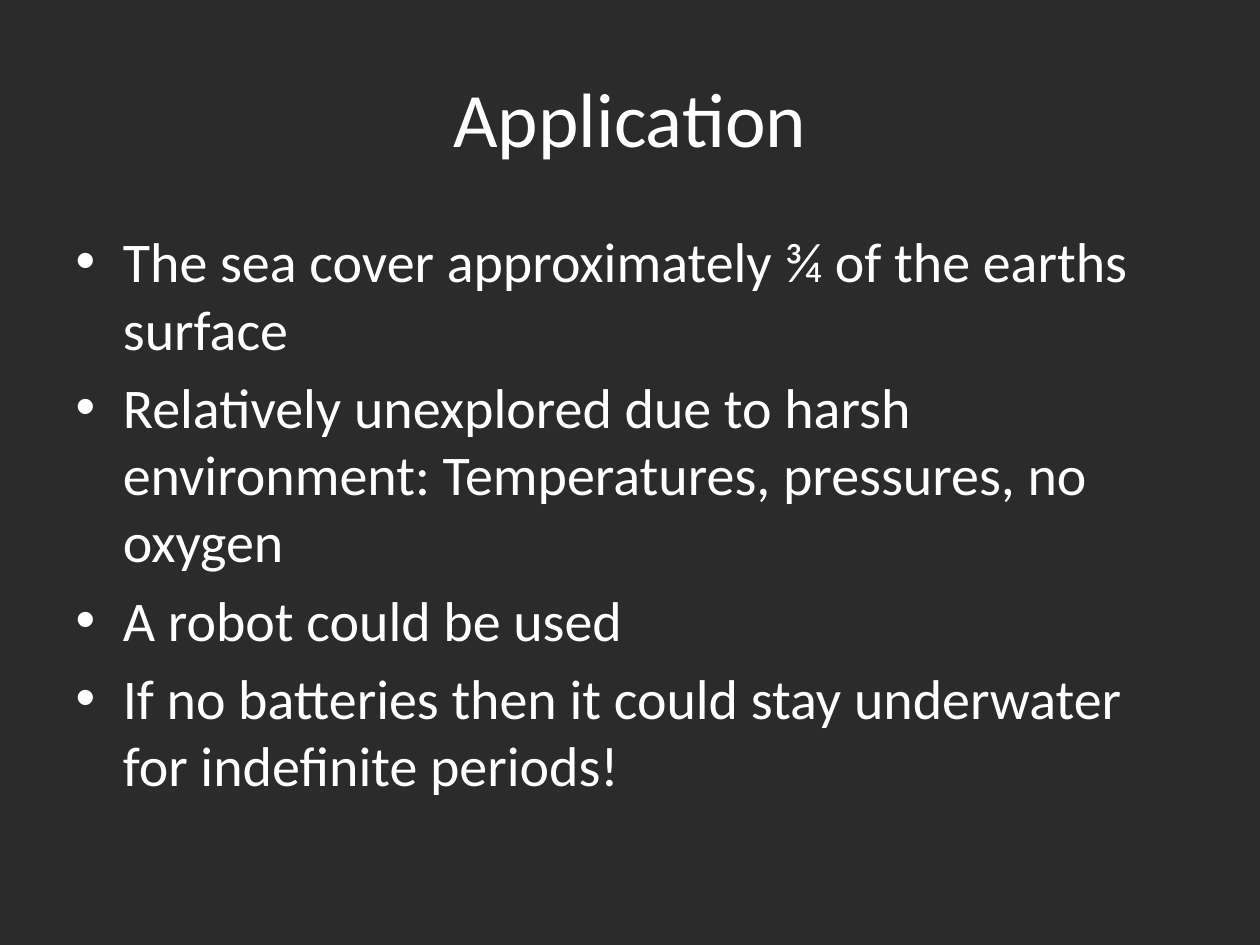
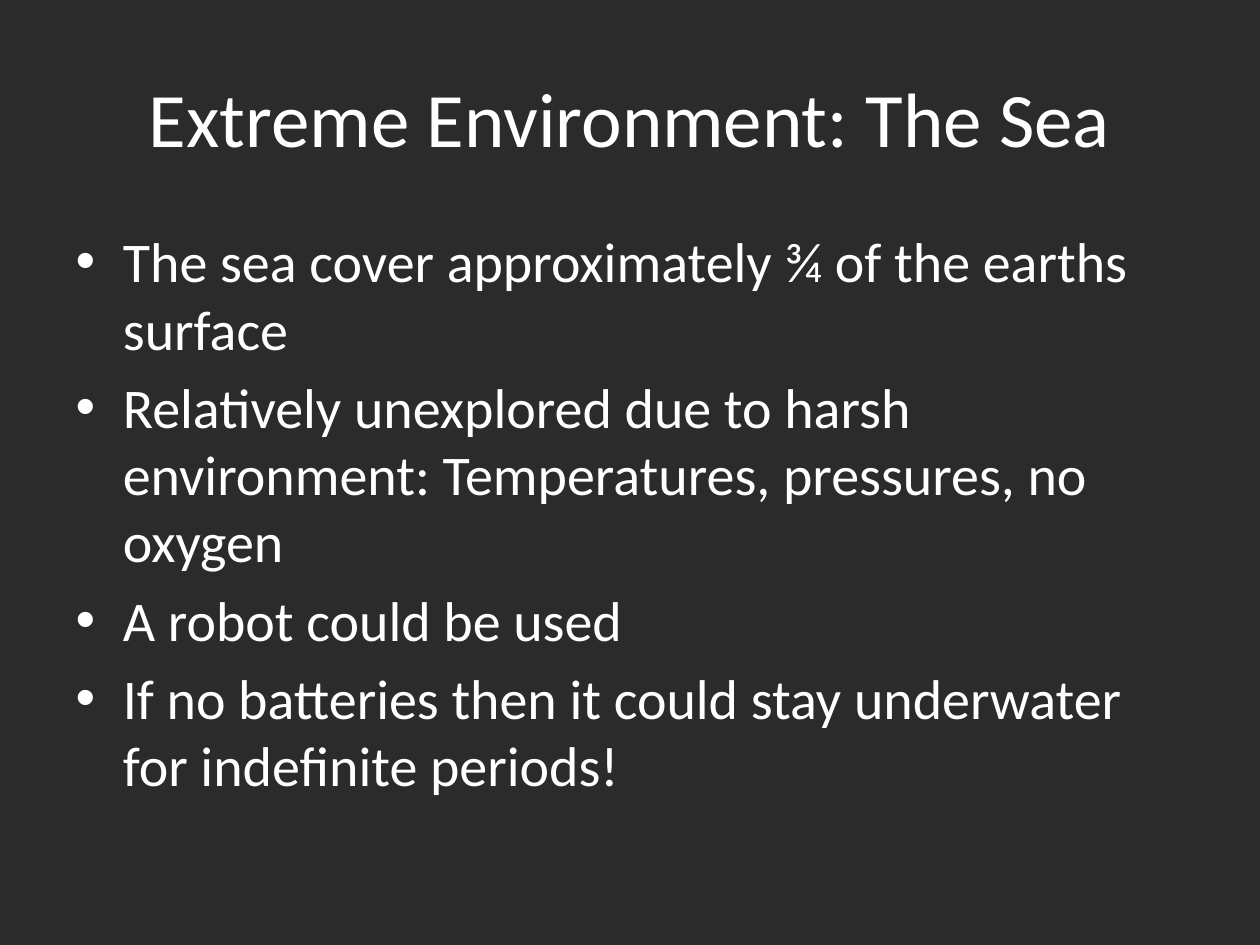
Before and after one commit to mickeyboss123/enel427, a slide deck: slide 4 of Powerpoint for Orals.pptx. Drawn at 1260x945 pixels with LibreOffice and Linux fonts; fonts in the diff are those of the drawing; background and template pictures are left out; a plain dark background stands for a picture behind light text. Boxes give left, top, right and bottom in pixels: in the first picture for what was removed or moved away, otherwise in the second. Text is boxed around its words. In the diff, an @@ line names an element or a change of style, - is before the commit and + after.

```diff
--- a/Powerpoint for Orals.pptx
+++ b/Powerpoint for Orals.pptx
@@ title at box(149, 93, 1109, 148): text changed @@
-Application
+Extreme Environment: The Sea
```
Also in this commit, not shown: 6 other slides changed, 1 slide removed.
